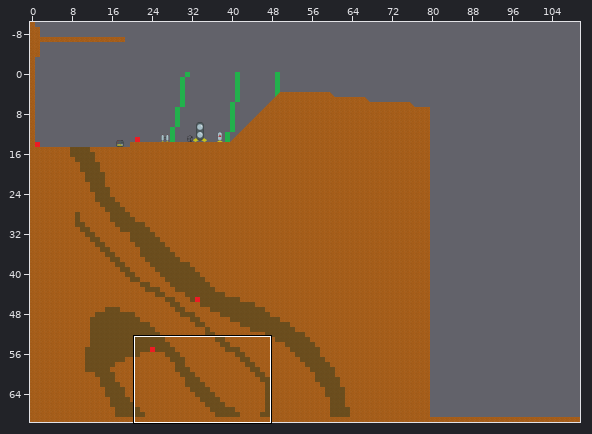
Tiled map (JSON) -- static/maps/world.json. The first picture is a wide view before the edit; the outline marks the close-up.
Close-up. Earlier state:
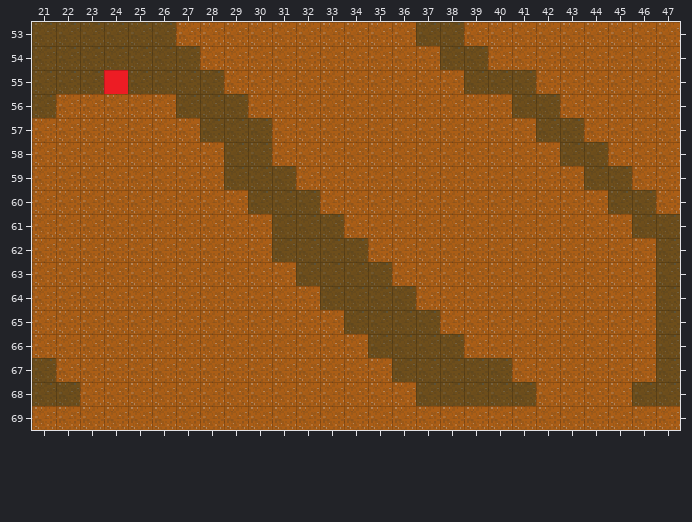
Cells are 16x16 px. Shown: x 21..47, y 53..69. The commit also changed other parts of the map, which this record leaves out. The old version is drawn lined up with the new one.
The same view after the edit:
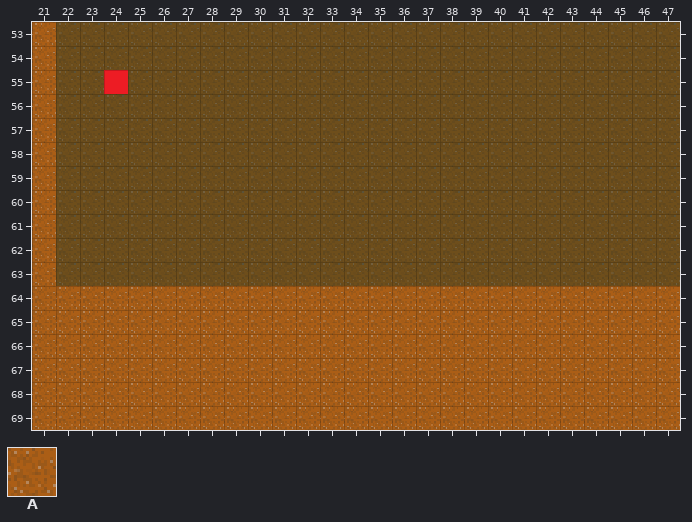
Key: from "tiles": A 3.
_ is an empty cell.
Edits made:
map size 160x80 -> 128x70 cells (old content now starts at 0,-10; both pictures use the new coordinates)
Layer "physical":
There is now tile A in rows 53 to 56 at x 21; in row 64 at x 33 to 36 and 47; in row 65 at x 34 to 37 and 47; in row 66 at x 35 to 38 and 47; in row 67 at x 21, 36 to 40 and 47; in row 68 at x 21 to 22, 37 to 41 and 46 to 47.
Tile A is removed in row 53 at x 27 to 36 and 39 to 47; in row 54 at x 28 to 37 and 40 to 47; in row 55 at x 29 to 38 and 42 to 47; in row 56 at x 22 to 26, 30 to 40 and 43 to 47; in row 57 at x 22 to 27, 31 to 41 and 44 to 47; in row 58 at x 22 to 28, 31 to 42 and 45 to 47.
Tile A is removed in row 59 at x 22 to 28, 32 to 43 and 46 to 47; in row 60 at x 22 to 29, 33 to 44 and 47; in row 61 at x 22 to 30 and 34 to 45; in row 62 at x 22 to 30 and 35 to 46; in row 63 at x 22 to 31 and 36 to 46.
Boxes around the changes in both close-ups, in picture pixels (x1, y1, x2, y2):
changed: (32, 22, 680, 406)
